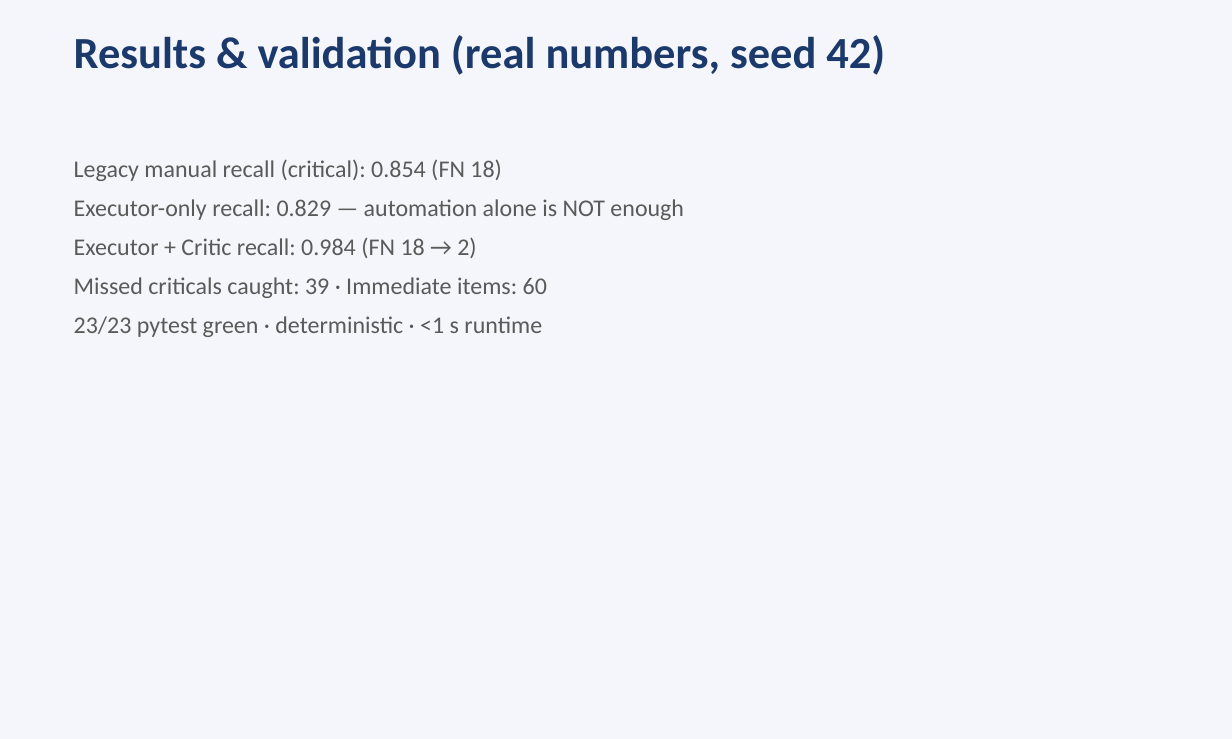
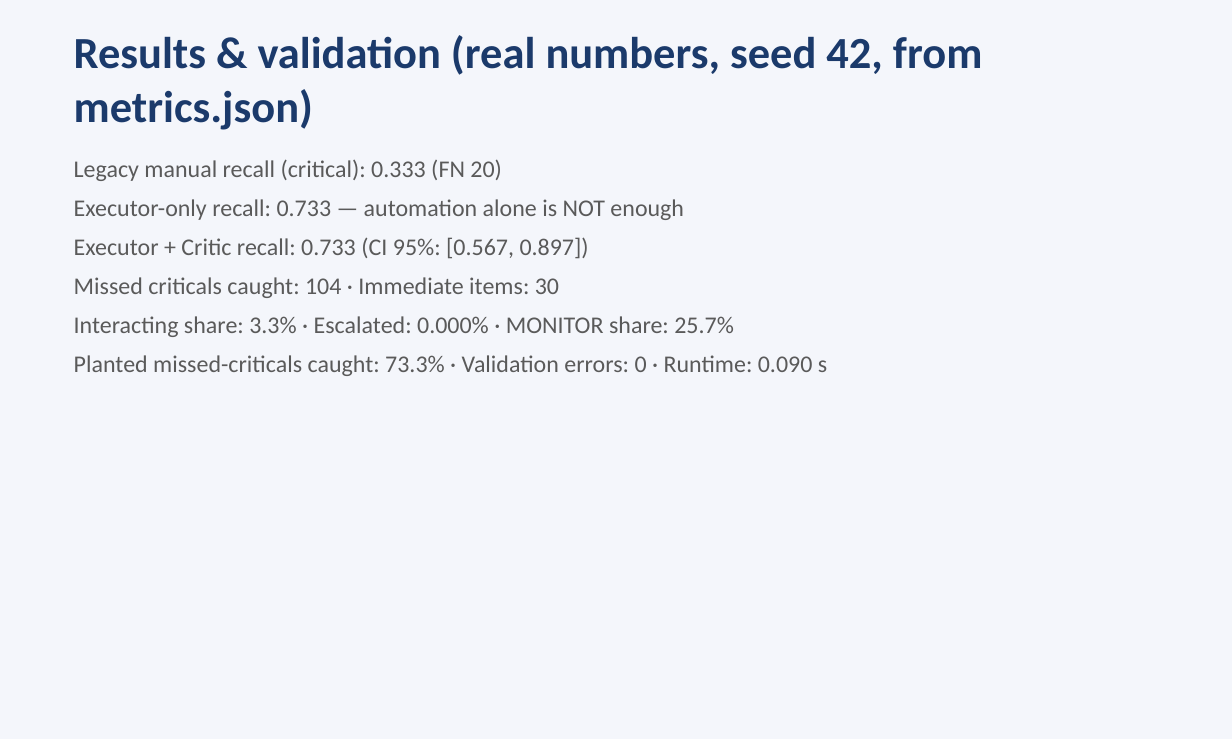
Before and after one commit to DeltaN04/Pipeline-Corrosion-Guard, a slide deck: slide 10 of presentation.pptx. Drawn at 1232x739 pixels with LibreOffice and Linux fonts; fonts in the diff are those of the drawing. Boxes give left, top, right and bottom in pixels: in the first picture for what was removed or moved away, otherwise in the second. Text is boxed around its words. In the diff, an @@ line names an element or a change of style, - is before the commit and + after.

```diff
--- a/presentation.pptx
+++ b/presentation.pptx
@@ text at (x1=74, y1=35, x2=982, y2=130): text changed @@
-Results & validation (real numbers, seed 42)
+Results & validation (real numbers, seed 42, from metrics.json)
@@ text at (x1=74, y1=159, x2=827, y2=376): text changed @@
-Legacy manual recall (critical): 0.854 (FN 18)
-Executor-only recall: 0.829 — automation alone is NOT enough
-Executor + Critic recall: 0.984 (FN 18 → 2)
-Missed criticals caught: 39 · Immediate items: 60
-23/23 pytest green · deterministic · <1 s runtime
+Legacy manual recall (critical): 0.333 (FN 20)
+Executor-only recall: 0.733 — automation alone is NOT enough
+Executor + Critic recall: 0.733 (CI 95%: [0.567, 0.897])
+Missed criticals caught: 104 · Immediate items: 30
+Interacting share: 3.3% · Escalated: 0.000% · MONITOR share: 25.7%
+Planted missed-criticals caught: 73.3% · Validation errors: 0 · Runtime: 0.090 s
```
Also in this commit, not shown: 5 other slides changed, 1 slide added, 1 slide removed, 34 other files.
